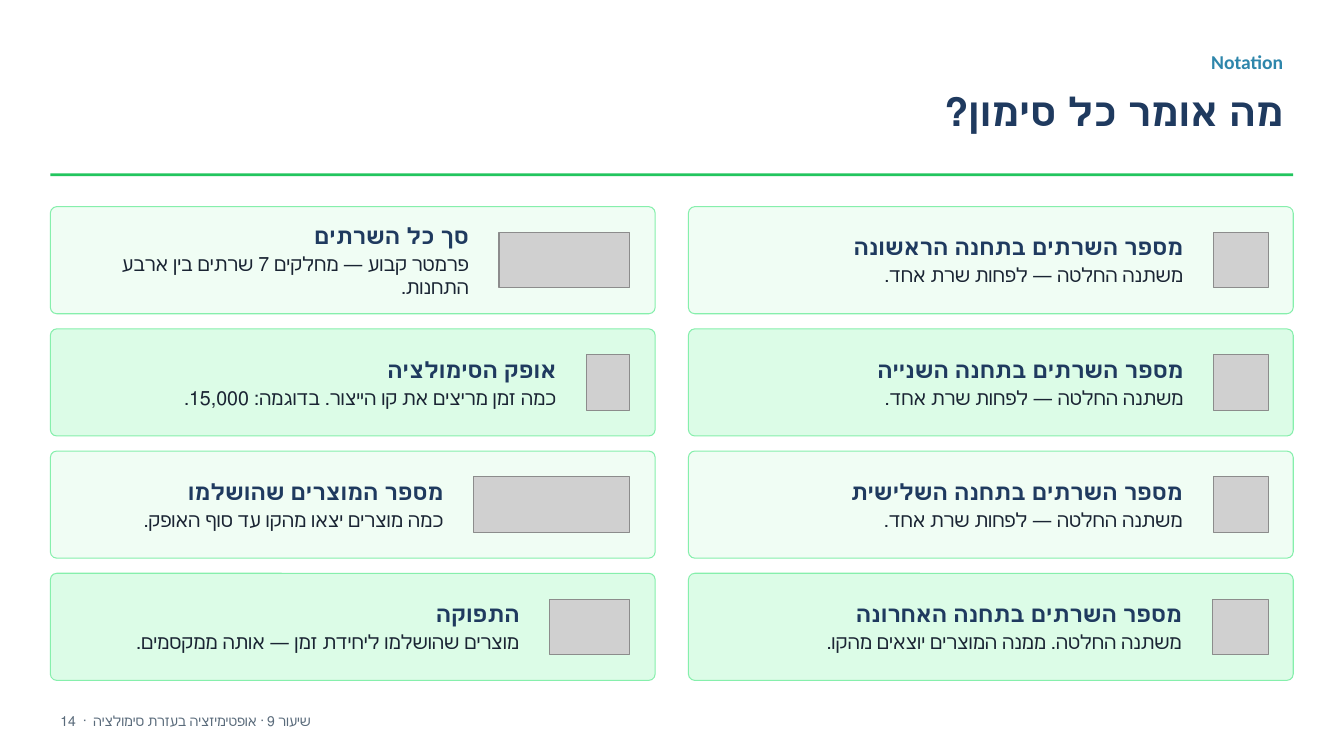
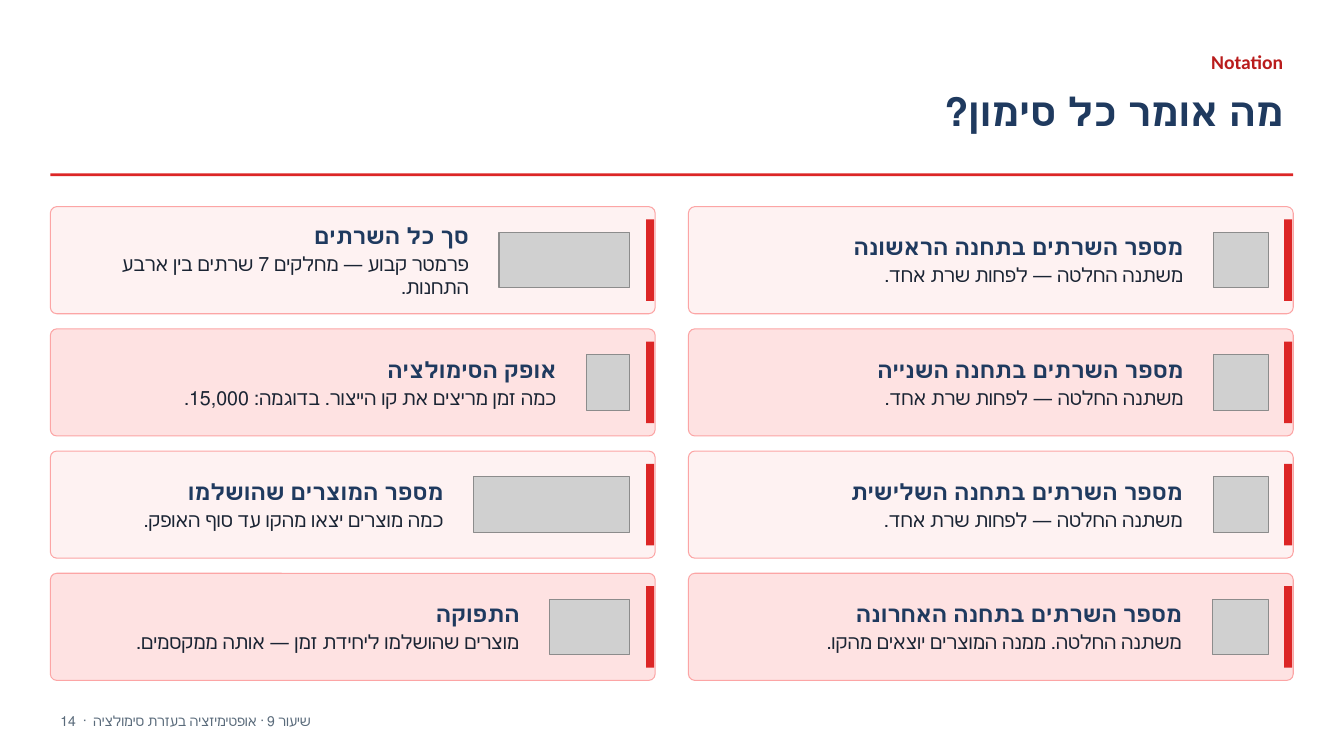
Before and after one commit to eliransher/sim_course, a slide deck: slide 15 of lectures/presentation/notebook_9_queueing_network_analysis.pptx. Drawn at 1344x756 pixels with LibreOffice and Linux fonts; fonts in the diff are those of the drawing; grey boxes stand for pictures. Boxes give left, top, right and bottom in pixels: in the first picture for what was removed or moved away, otherwise in the second. Text is boxed around its words. In the diff, an @@ line names an element or a change of style, - is before the commit and + after.

```diff
--- a/lectures/presentation/notebook_9_queueing_network_analysis.pptx
+++ b/lectures/presentation/notebook_9_queueing_network_analysis.pptx
@@ text "Notation" at bbox=[1211, 55, 1283, 69]: text colour #2E86AB to #B91C1C @@
@@ rectangle at bbox=[50, 173, 1294, 176]: fill #22C55E to #DC2626 @@
@@ rectangle added at bbox=[646, 220, 654, 301], fill #DC2626 @@
@@ rectangle added at bbox=[1285, 220, 1293, 301], fill #DC2626 @@
@@ rectangle added at bbox=[646, 342, 654, 423], fill #DC2626 @@
@@ rectangle added at bbox=[1285, 342, 1293, 423], fill #DC2626 @@
@@ fill #F0FDF4 to #FEF2F2; outline #86EFAC 0.75 pt to #FCA5A5 0.75 pt in 4 elements at bbox=[689, 207, 1294, 314], bbox=[689, 451, 1294, 558], bbox=[50, 207, 655, 314], bbox=[50, 451, 655, 558] @@
@@ rectangle added at bbox=[646, 464, 654, 545], fill #DC2626 @@
@@ rectangle added at bbox=[1285, 464, 1293, 545], fill #DC2626 @@
@@ fill #DCFCE7 to #FEE2E2; outline #86EFAC 0.75 pt to #FCA5A5 0.75 pt in 4 elements at bbox=[689, 329, 1294, 436], bbox=[689, 574, 1294, 681], bbox=[50, 329, 655, 436], bbox=[50, 574, 655, 681] @@
@@ rectangle added at bbox=[646, 587, 654, 668], fill #DC2626 @@
@@ rectangle added at bbox=[1285, 587, 1293, 668], fill #DC2626 @@
```
Also in this commit, not shown: 18 other slides changed, 3 other files.
